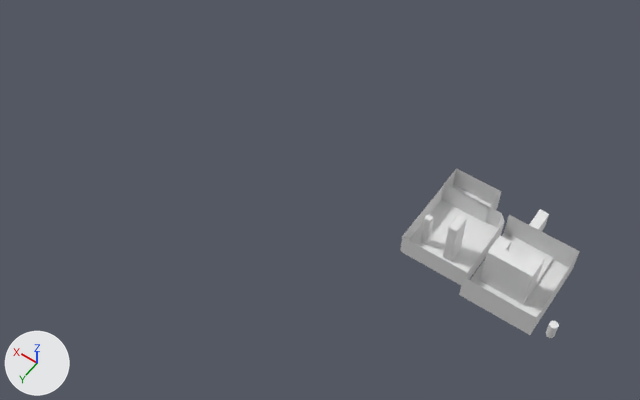
A saved change to the Blender file Models/map 3.blend.
One viewpoint serves both versions: a 50 mm camera at (-272.0, 166.0, 324.0) aimed at (-142.0, -16.0, 38.0). The lights are fixed; the arrows at lower left show +X, +Y and +Z.
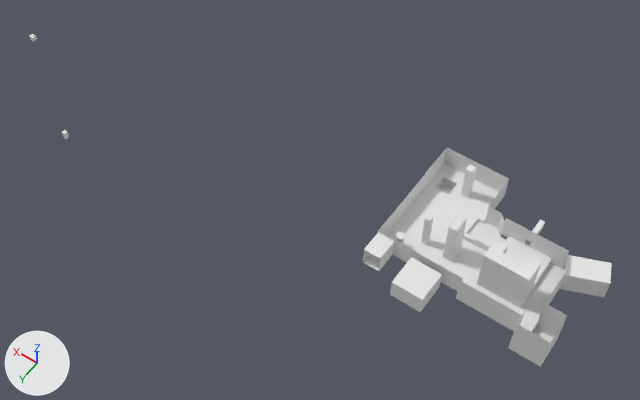
Where the change shows, as pixel boxes (x1, y1, x2, y2) in the pictures (640 x 400 px):
'Cube', reshaped (95% wider, 55% taller)
    before: (400, 184, 505, 285)
    after: (363, 174, 569, 331)
'Cube.002', reshaped, moved, rescaled
    before: (459, 209, 580, 335)
    after: (29, 34, 37, 42)
'Cube.001', reshaped, moved, rescaled (41% wider, 33% taller)
    before: (442, 168, 502, 222)
    after: (424, 147, 509, 219)
'Cube.005', added
    after: (508, 303, 567, 367)
'Cube.008', added
    after: (390, 257, 442, 312)
'Cube.004', added
    after: (559, 255, 612, 297)
'Cube.003', added
    after: (461, 164, 477, 197)
'Cylinder.001', moved
    before: (546, 321, 559, 338)
    after: (396, 232, 405, 245)
'Cube.006', added
    after: (525, 219, 545, 247)
'Cube.007', added
    after: (62, 130, 69, 139)
part 1 of me_cube_005, added
    after: (463, 232, 491, 251)
part 2 of me_cube_005, added
    after: (464, 219, 477, 233)
part 3 of me_cube_005, built on
    before: (400, 184, 504, 285)
    after: (363, 174, 569, 331)
part 5 of me_cube_004, deleted
    before: (459, 209, 580, 335)

What changed in the scene script:
```text
Change me_cube_004:
    used by ob_cube_002; location = (-189.5, 11.7, 69.7); scale = (3.66, 6.31, 3.66)
    remove me_cube_004.from_pydata(...)  # 114 vertices, 97 faces; spans x -14.78..-7.39, y -7.43..-0.77, z -1.49..3.24
    add me_cube_004.from_pydata(...)  # 8 vertices, 6 faces; spans x -1.0..1.0, y -1.0..1.0, z -1.0..1.0
    me_cube_004 part 5: 114 vertices removed from x -14.78..-7.39, y -7.43..-0.77, z -1.49..3.24
Change me_cube_005:
    used by ob_cube; location = (-210.5, 1.3, 68.6); scale = (5.48, 5.48, 5.48)
    remove me_cube_005.from_pydata(...)  # 58 vertices, 58 faces; spans x -1.05..3.67, y -4.95..0.35, z -1.37..2.45
    add me_cube_005.from_pydata(...)  # 346 vertices, 308 faces; spans x -5.99..5.15, y -5.01..2.46, z -1.4..2.45
    me_cube_005 part 1: a new loose piece of 36 vertices spanning x -1.03..1.13, y -3.15..-2.88, z -1.05..-0.28
    me_cube_005 part 2: a new loose piece of 32 vertices spanning x 0.82..1.09, y -4.58..-3.14, z -1.21..-0.6
    me_cube_005 part 3: 3 vertices moved from x 3.67, y -4.95..0.35, z -0.82..0.82 to x 5.15, y -4.95..0.85, z -0.82..0.82; 3 vertices removed from x -1.05..3.67, y 0.35, z -0.82..0.82; 175 vertices added at x -5.99..5.15, y -4.95..2.46, z -1.4..2.37
Change me_cube_007:
    used by ob_cube_001; location = (-199.4, -30.2, 67.7); scale = (9.4, 4.82, 4.82)
    remove me_cube_007.from_pydata(...)  # 8 vertices, 5 faces; spans x -1.0..1.0, y -1.0..1.0, z -1.0..1.0
    add me_cube_007.from_pydata(...)  # 30 vertices, 22 faces; spans x -0.98..1.87, y -2.16..1.0, z -1.96..1.0
    me_cube_007 part 4: 8 vertices removed from x -1.0..1.0, y -1.0..1.0, z -1.0..1.0; 30 vertices added at x -0.98..1.87, y -2.16..1.0, z -1.96..1.0
Add me_cube_003:
    me_cube_003.from_pydata([(-1.12, -5.87, -0.8), (-1.12, -5.87, 0.98), (-1.12, 0.77, -0.8), (-1.12, 0.77, 0.98), (0.08, -5.87, -0.8), (0.08, -5.87, 0.98), (0.08, 0.77, -0.8), (0.08, 0.77, 0.98)], [], [(0, 1, 3, 2), (6, 7, 5, 4), (4, 5, 1, 0), (2, 6, 4, 0), (7, 3, 1, 5)])
Change ob_cube_002:
    ob_cube_002.scale: (3.66, 6.31, 3.66) -> (1.0, 1.0, 1.0)
    ob_cube_002.location: (-189.5, 11.7, 69.7) -> (0.0, 0.0, 63.2)
Change ob_cube_001:
    ob_cube_001.location: (-199.4, -30.2, 67.7) -> (-199.4, -30.7, 68.8)
    ob_cube_001.scale: (9.4, 4.82, 4.82) -> (9.2, 4.82, 4.82)
Change ob_cylinder_001:
    ob_cylinder_001.location: (-249.1, 5.3, 71.5) -> (-188.9, 1.4, 67.4)
Add ob_cube_008:
    ob_cube_008 = bpy.data.objects.new('Cube.008', me_cube_010)  # 13 vertices, 8 faces; spans x -1.0..1.0, y -1.0..1.0, z -0.09..1.0
    ob_cube_008.location = (-203.3, 14.3, 64.7)
    ob_cube_008.scale = (6.06, 6.31, 7.56)
Add ob_cube_007:
    ob_cube_007 = bpy.data.objects.new('Cube.007', me_cube_008)  # 16 vertices, 14 faces; spans x -1.0..1.0, y -1.0..1.0, z -2.67..1.0
    ob_cube_007.location = (0.0, 0.0, 1.7)
Add ob_cube_006:
    ob_cube_006 = bpy.data.objects.new('Cube.006', me_cube_003)
    ob_cube_006.location = (-225.5, -24.4, 68.1)
    ob_cube_006.scale = (1.64, 1.64, 1.64)
Add ob_cube_005:
    ob_cube_005 = bpy.data.objects.new('Cube.005', me_cube_002)  # 38 vertices, 28 faces; spans x -1.0..0.96, y -1.0..1.0, z -1.64..1.0
    ob_cube_005.location = (-245.3, 7.0, 70.4)
    ob_cube_005.scale = (6.1, 6.1, 6.1)
Add ob_cube_004:
    ob_cube_004 = bpy.data.objects.new('Cube.004', me_cube_001)  # 12 vertices, 8 faces; spans x -2.36..0.92, y -2.29..1.15, z -1.11..0.56
    ob_cube_004.location = (-245.4, -22.8, 70.0)
    ob_cube_004.rotation_euler = (0.0, 0.0, -1.077)  # degrees (0, 0, -62)
    ob_cube_004.scale = (3.03, 4.63, 5.27)
Add ob_cube_003:
    ob_cube_003 = bpy.data.objects.new('Cube.003', me_cube)  # 24 vertices, 26 faces; spans x -1.0..1.0, y -1.0..1.0, z -2.3..14.1
    ob_cube_003.location = (-196.2, -33.5, 64.3)
    ob_cube_003.scale = (1.53, 1.53, 1.01)
```
